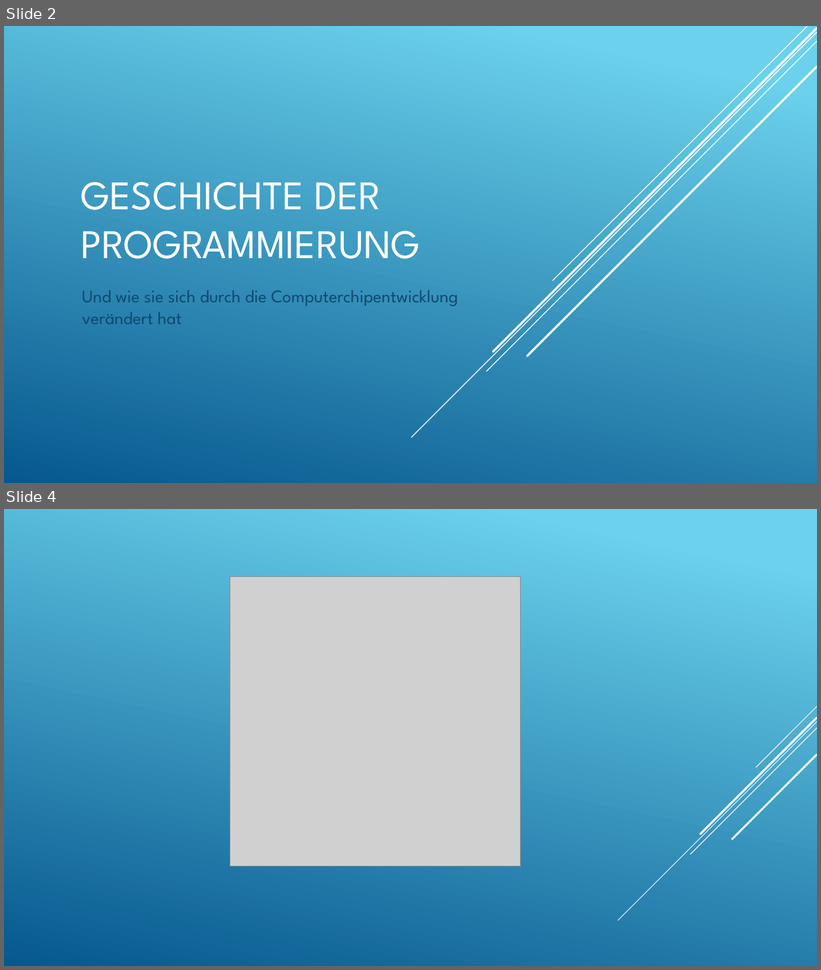
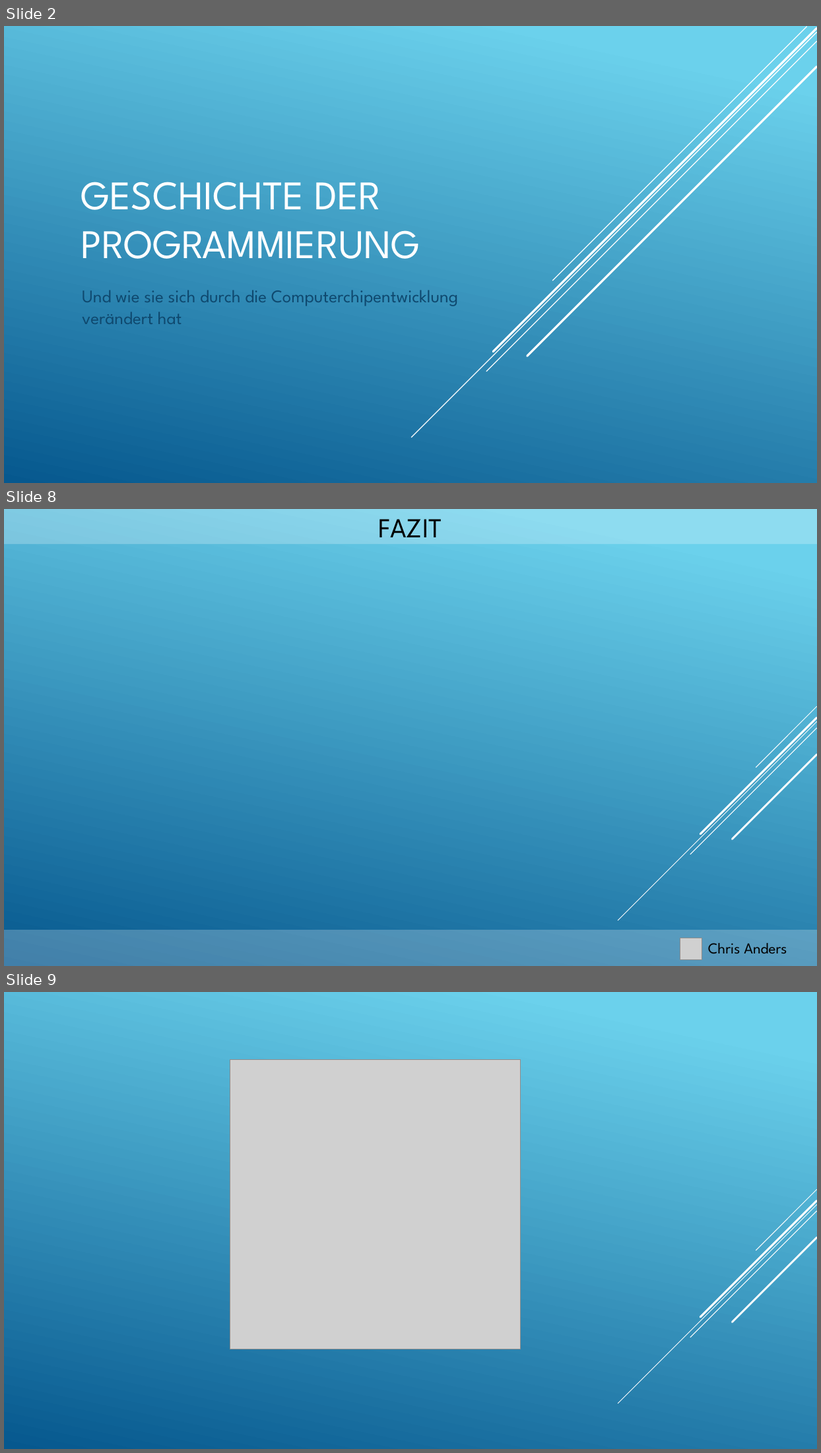
Before and after one commit to furesoft/MimaSim, a slide deck: Präsentation_Projektarbeit.pptx. Shown one above the other, each under a label of ours: slides 2 and 4 before the commit, slides 2, 8 and 9 after it; the slides between them are not shown. The pictures are 821x970 and 821x1453 pixels, drawn with LibreOffice and Linux fonts; fonts in the diff are those of the drawing; grey boxes stand for pictures. Boxes give left, top, right and bottom in pixels: in the first picture for what was removed or moved away, otherwise in the second. Text is boxed around its words. In the diff, an @@ line names an element or a change of style, - is before the commit and + after.

```diff
--- a/Präsentation_Projektarbeit.pptx
+++ b/Präsentation_Projektarbeit.pptx
@@ slide 8 added at bbox=[4, 509, 817, 966], background gradient #6ED2EB to #06588E; not listed: 5 template elements that a slide beside it also shows @@
@@ rectangle added at bbox=[4, 509, 817, 544], fill #FFFFFF at 24% opacity @@
@@ title added at bbox=[379, 519, 442, 546], 32.4 pt, text #000000 @@
+FAZIT
@@ rectangle added at bbox=[4, 931, 817, 966], fill #FFFFFF at 24% opacity @@
@@ picture added at bbox=[680, 939, 702, 960] @@
@@ text added at bbox=[708, 943, 787, 955], 18 pt, text #000000 @@
+Chris Anders
@@ what was slide 4 is now slide 9 @@
```
Also in this commit, not shown: 2 slides changed, 4 other slides added.
